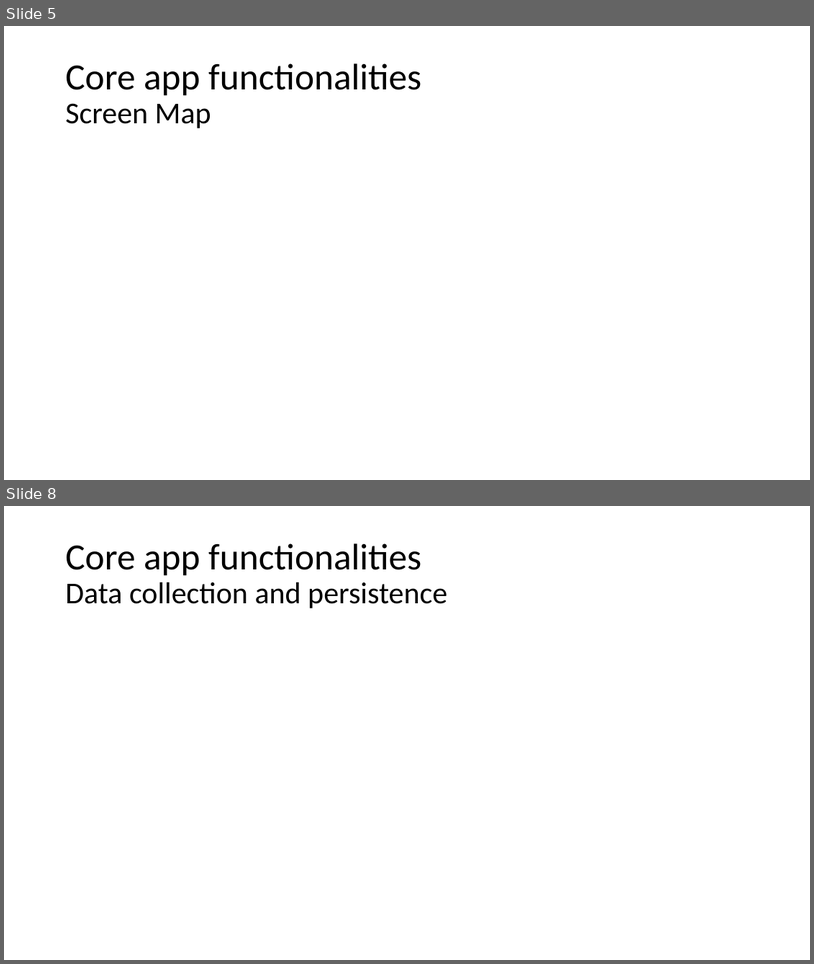
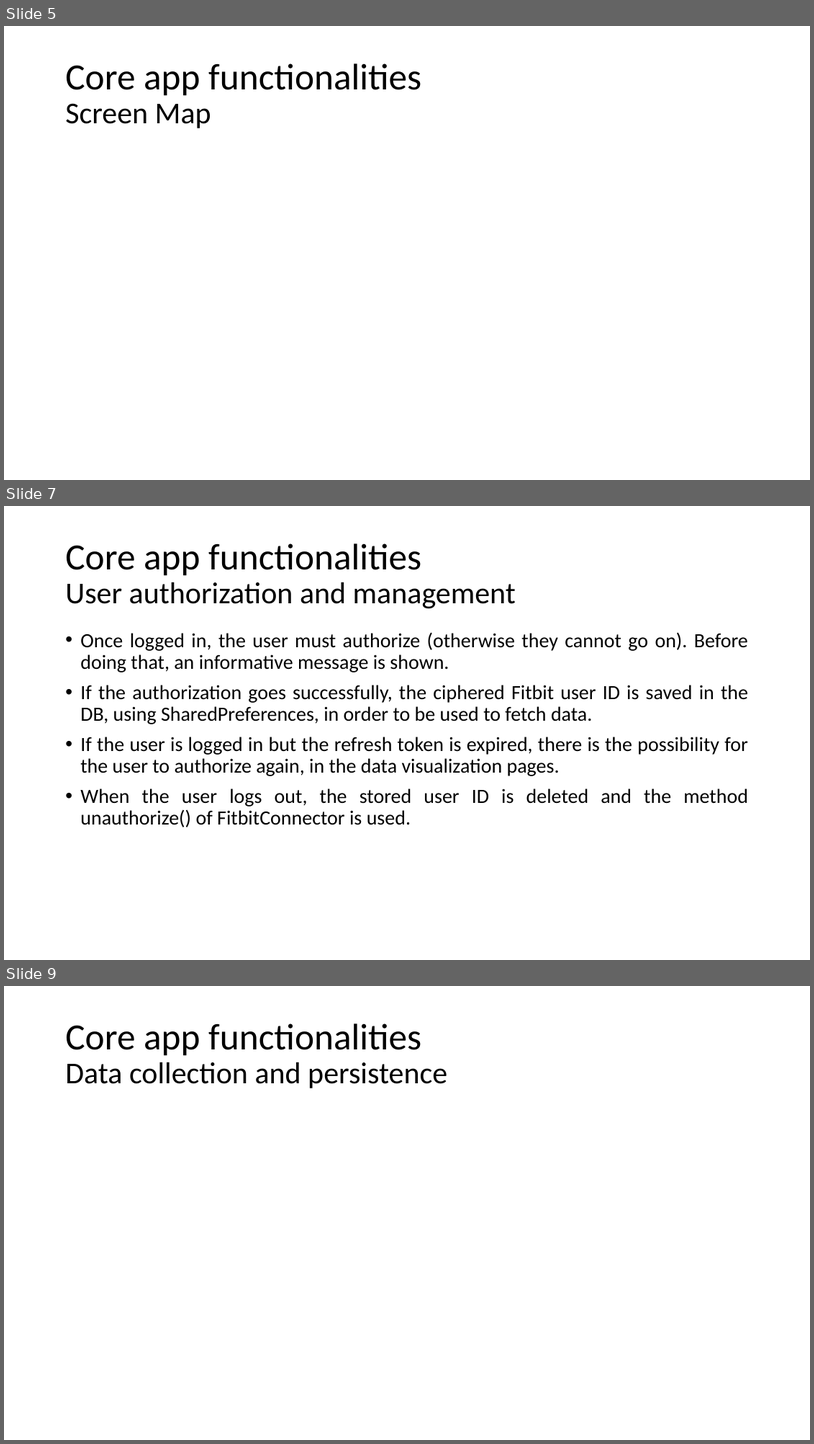
Before and after one commit to marilorena/ProgettoAppBWT, a slide deck: project_presentation.pptx. Shown one above the other, each under a label of ours: slides 5 and 8 before the commit, slides 5, 7 and 9 after it; the slides between them are not shown. The pictures are 814x964 and 814x1444 pixels, drawn with LibreOffice and Linux fonts; fonts in the diff are those of the drawing. Boxes give left, top, right and bottom in pixels: in the first picture for what was removed or moved away, otherwise in the second. Text is boxed around its words. In the diff, an @@ line names an element or a change of style, - is before the commit and + after.

```diff
--- a/project_presentation.pptx
+++ b/project_presentation.pptx
@@ slide 7 added at (4, 506, 810, 960), background #FFFFFF @@
@@ title added at (65, 543, 516, 609), 36 pt, text #000000 @@
+Core app functionalities
+User authorization and management
@@ text added at (80, 632, 748, 827), 24 pt, text #000000 @@
+• Once logged in, the user must authorize (otherwise they cannot go on). Before doing that, an informative message is shown.
+• If the authorization goes successfully, the ciphered Fitbit user ID is saved in the DB, using SharedPreferences, in order to be used to fetch data.
+• If the user is logged in but the refresh token is expired, there is the possibility for the user to authorize again, in the data visualization pages.
+• When the user logs out, the stored user ID is deleted and the method unauthorize() of FitbitConnector is used.
@@ what was slide 8 is now slide 9 @@
```
Also in this commit, not shown: 6 slides changed, 2 other slides added.
